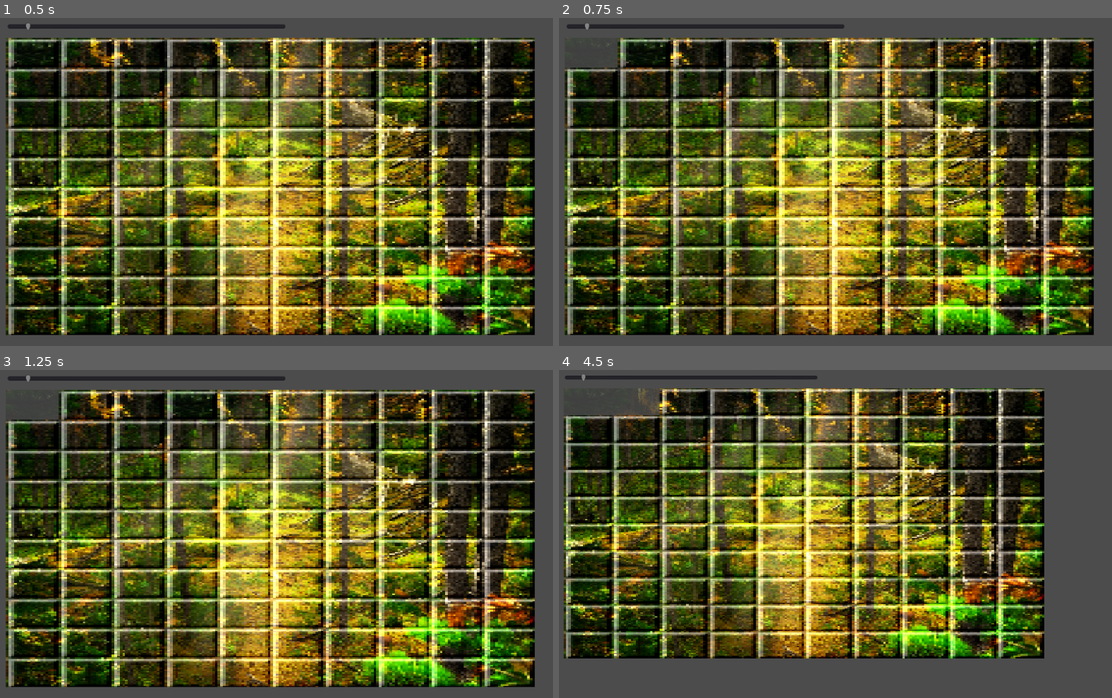
Above: before the commit, frames 1-4 (two rows, left to right).
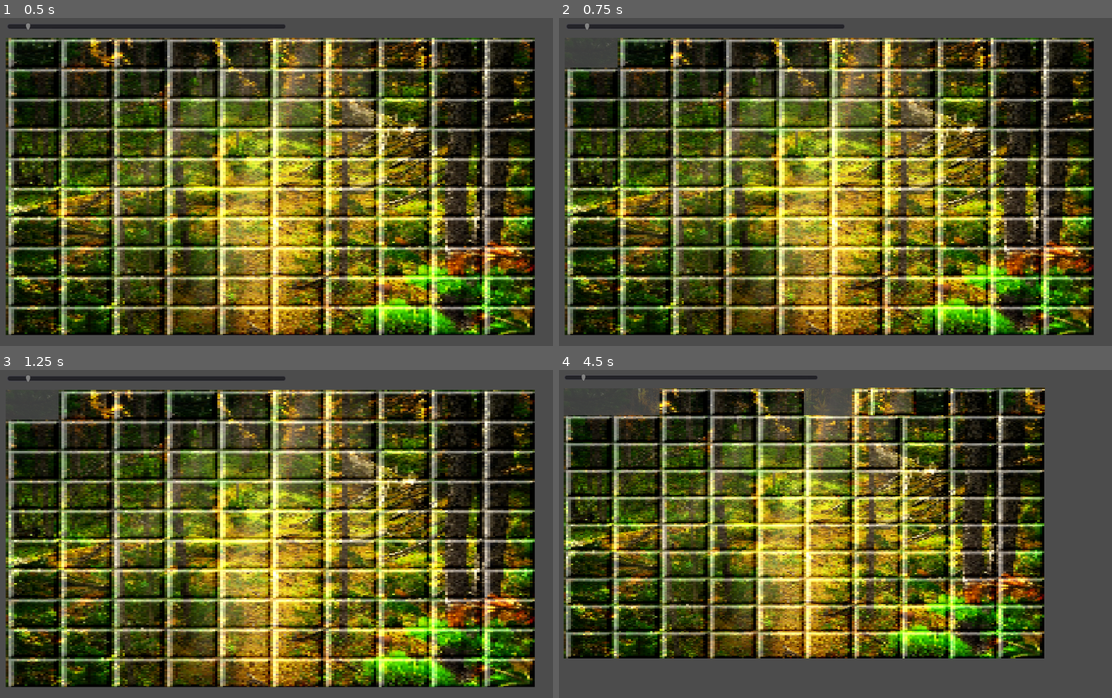
Above: after the commit, the same moments.

Repository: aljady/Godot-Jigsaw
Game: Godot game, scene res://src/Scenes/jigsaw.tscn
Same seed, same stepped clock (60 frames per second), same inputs: the game is played once before the commit and once after it.
Inputs (mouse positions are in pixels of both pictures, inside the frame that each line leads up to):
- Up to frame 1 (0.5 s): no input
- Up to frame 2 (0.75 s): tap Enter at 0.5 s; drag from (592, 54) to (752, 54) at 0.52 s
- Up to frame 3 (1.25 s): no input
- Up to frame 4 (4.5 s): tap Space at 1.25, 2.75, 4.25 s; drag from (641, 406) to (802, 406) at 1.27 s; tap Enter at 2, 3.5 s; move the mouse to (697, 406) at 2.02 s; press the mouse at (697, 406) at 2.03 s; tap Mouse wheel down (zoom_out) at 2.1 s; release the mouse at (697, 406) at 2.75 s; drag from (730, 402) to (923, 402) at 2.77 s; drag from (780, 402) to (1017, 402) at 3.52 s; drag from (829, 402) to (1017, 402) at 4.27 s

Frame 1 is identical in both runs. In frame 2, less than 0.1% of the frame differs, in the area x 10-21%, y 6-15%; in frame 3, less than 0.1%; in frame 4, 2.0%, in the area x 44-88%, y 5-14%.

Commit message:
Improved piece pick & drag

Diff:
--- a/src/Scenes/piece.tscn
+++ b/src/Scenes/piece.tscn
@@ -22,6 +22,5 @@
 shape = SubResource( 1 )
 [connection signal="area_entered" from="Sensor" to="." method="_on_Area_area_entered"]
 [connection signal="area_exited" from="Sensor" to="." method="_on_Area_area_exited"]
-[connection signal="input_event" from="Sensor" to="." method="_on_Area_input_event"]
 [connection signal="mouse_entered" from="Sensor" to="." method="_on_Area_mouse_entered"]
 [connection signal="mouse_exited" from="Sensor" to="." method="_on_Area_mouse_exited"]
--- a/src/Scripts/Board.gd
+++ b/src/Scripts/Board.gd
@@ -13,25 +13,14 @@
 onready var Pieces	:Node2D 	= $Pieces
 
 var pieces_under_cursor = {}
-var action_pressed :bool
+var action_pressed :bool = false
+var piece_pressed :bool = false
+var active_piece
 
 var img_texture 	:ImageTexture
 var msk_texture		:ImageTexture
 var tex 			:AtlasTexture
 var mat				:ShaderMaterial
-
-
-func is_piece_on_top(piece) -> bool:
-	var top_z = -99
-	var top_p
-	for p in pieces_under_cursor.values():
-		if p.z_index > top_z:
-			top_z = p.z_index
-			top_p = p
-	if top_p == piece:
-		return true
-	else:
-		return false
 
 
 func _ready() -> void:
@@ -45,30 +34,67 @@
 
 
 func _unhandled_input(event: InputEvent) -> void:
+
+	# Button
 	if event is InputEventMouseButton:
+		## Zoom in
 		if event.is_action("zoom_in"):
-			if Cam.zoom > Vector2(0.4, 0.4):
-				Cam.zoom -= Vector2(0.1,0.1)
+			if Cam.zoom > Vector2(0.4, 0.4): Cam.zoom -= Vector2(0.1,0.1)
+		## Zoom out
+		if event.is_action("zoom_out"):
+			if Cam.zoom < Vector2(3, 3): Cam.zoom += Vector2(0.1,0.1)
+		## Press
+		if event.is_action_pressed("action"):
+			action_pressed = true
+			if pieces_under_cursor.empty():
+				piece_pressed = false
+			else:
+				piece_pressed = true
+				active_piece = _get_top_piece()
+				_put_on_top(active_piece)
+		## Long press
+		#//TODO
+		## Release
+		if event.is_action_released("action"):
+			action_pressed = false
+			piece_pressed = false
+			if not active_piece == null: active_piece.is_dragged = false
 
-		if event.is_action("zoom_out"):
-			if Cam.zoom < Vector2(3, 3):
-				Cam.zoom += Vector2(0.1,0.1)
+	# Motion
+	if event is InputEventMouseMotion:
+		if action_pressed == true:
+			if piece_pressed == true:
+				## Move Piece
+				active_piece.is_dragged = true
+				active_piece.position = get_global_mouse_position()
+			else:
+				## Pan Camera
+				get_tree().set_input_as_handled()
+				Cam.position -= event.relative * Cam.zoom
 
-	if event.is_action_pressed("action"):
-		action_pressed = true
-	elif event.is_action_released("action"):
-		action_pressed = false
 
-#	if event is InputEventMouseMotion:
-#		if action_pressed == true:
-#			if cursor_on_piece == true:
-#				# Move piece
-#				active_piece.position = get_global_mouse_position()
-#
-#			else:
-#				# Move view
-#				get_tree().set_input_as_handled()
-#				Cam.position -= event.relative * Cam.zoom
+func _on_piece_mouse_entered(p) -> void:
+	pieces_under_cursor[p.id] = p
+
+
+func _on_piece_mouse_exited(p) -> void:
+	pieces_under_cursor.erase(p.id)
+
+
+func _get_top_piece() -> PackedScene:
+	var top_z = -99
+	var top_p
+	for p in pieces_under_cursor.values():
+		if p.z_index > top_z:
+			top_z = p.z_index
+			top_p = p
+	return top_p
+
+
+func _put_on_top(p) -> void:
+	for ar in p.sensor.get_overlapping_areas():
+		var ov_p = ar.get_parent()
+		if p.z_index <= ov_p.z_index: p.z_index = ov_p.z_index + 1
 
 
 func setup_board() -> void:
--- a/src/Scripts/Piece.gd
+++ b/src/Scripts/Piece.gd
@@ -3,8 +3,6 @@
 onready var sprite 		:Sprite 			= $Sprite
 onready var sensor 		:Area2D 			= $Sensor
 onready var collision	:CollisionShape2D 	= $Sensor/Shape
-
-onready var controller = self.get_parent().get_parent()
 
 var id
 var dir
@@ -16,49 +14,30 @@
 var edge_left
 var final_position
 
-var is_selected :bool
-var is_on_top: bool
+signal piece_mouse_entered
+signal piece_mouse_exited
 
-var mouse_drag_offset
+var is_dragged :bool = false
 
 
 func _ready() -> void:
-	pass
 
+	connect("piece_mouse_entered", self.get_parent().get_parent(), "_on_piece_mouse_entered")
+	connect("piece_mouse_exited", self.get_parent().get_parent(), "_on_piece_mouse_exited")
 
 func _on_Area_mouse_entered() -> void:
-	controller.pieces_under_cursor[self.id] = self
+	emit_signal("piece_mouse_entered", self)
 
 
 func _on_Area_mouse_exited() -> void:
-	is_selected = false
-	controller.pieces_under_cursor.erase(self.id)
+	emit_signal("piece_mouse_exited", self)
 
 
 func _on_Area_area_entered(area: Area2D) -> void:
-	if is_selected == true:
+	if is_dragged == true:
 		if self.z_index <= area.get_parent().z_index:
 			self.z_index = area.get_parent().z_index + 10
 
 
 func _on_Area_area_exited(area: Area2D) -> void:
 	pass
-
-
-func _on_Area_input_event(viewport: Node, event: InputEvent, shape_idx: int) -> void:
-	if event is InputEventMouseButton:
-		if event.is_action_pressed("action"):
-
-			if controller.is_piece_on_top(self) == true:
-				is_on_top = true
-				is_selected = true
-				mouse_drag_offset = self.get_local_mouse_position()
-			for ar in sensor.get_overlapping_areas():
-				var overlap_piece = ar.get_parent()
-				if self.z_index <= overlap_piece.z_index: self.z_index = overlap_piece.z_index+1
-
-		if event.is_action_released("action"):
-			is_selected = false
-
-	if event is InputEventMouseMotion && is_selected == true:
-		self.position = get_global_mouse_position() - mouse_drag_offset
Not shown, removed: src/Textures/Image Credits.txt
Binary file added: src/Textures/testmask2.png
Not shown, added: src/Textures/testmask2.png.import
Not shown, changed: README.md
